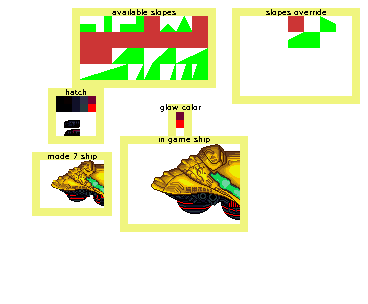
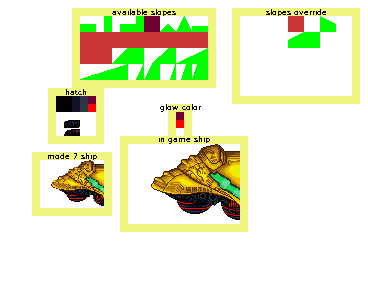
Before/after of a w=368, h=304 layered artwork. What changed in the layer stack:
painted on "slopes" over (x1=144, y1=16, x2=208, y2=32)
